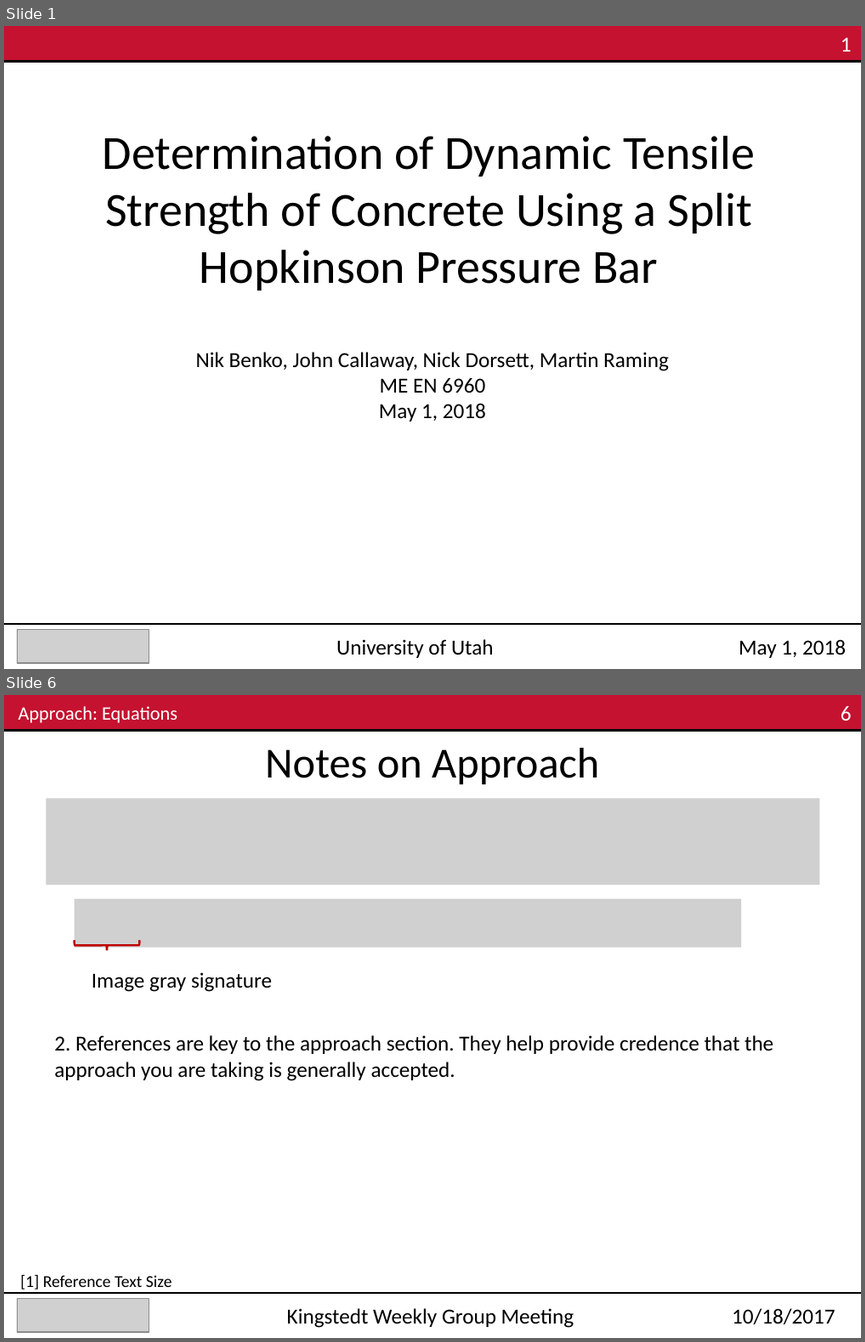
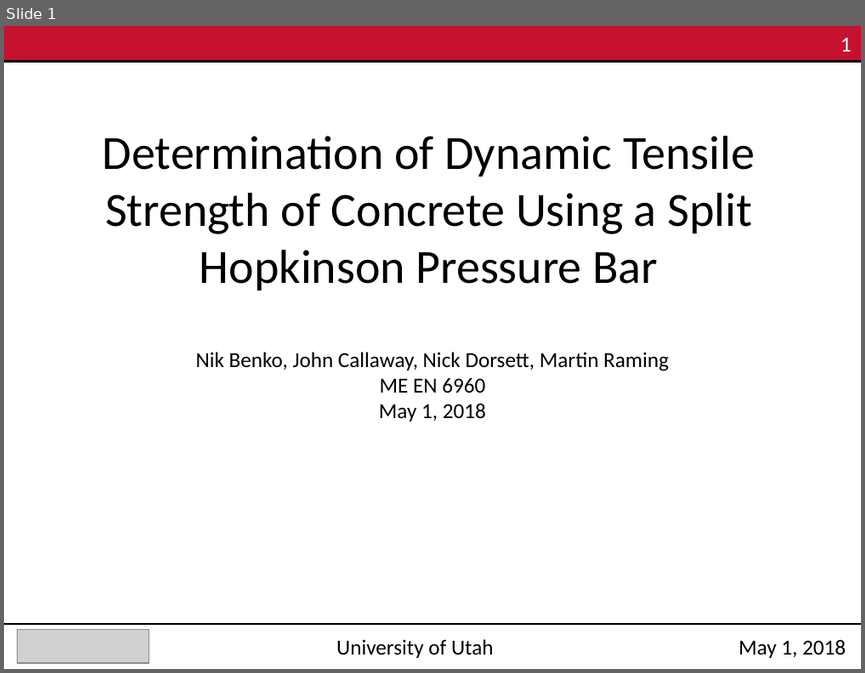
Before and after one commit to Mar-ten/PMAA_Fracture, a slide deck: ME EN 6960_Group4_Exp3.pptx. Shown one above the other, each under a label of ours: slides 1 and 6 before the commit, slide 1 after it; the slides between them are not shown. The pictures are 865x1342 and 865x673 pixels, drawn with LibreOffice and Linux fonts; fonts in the diff are those of the drawing; grey boxes stand for pictures. Boxes give left, top, right and bottom in pixels: in the first picture for what was removed or moved away, otherwise in the second. Text is boxed around its words. In the diff, an @@ line names an element or a change of style, - is before the commit and + after.

```diff
--- a/ME EN 6960_Group4_Exp3.pptx
+++ b/ME EN 6960_Group4_Exp3.pptx
@@ slide 6 removed at (4,695,861,1338), background #FFFFFF @@
@@ rectangle removed at (4,695,861,730) @@
@@ text removed at (18,706,177,723) @@
-Approach: Equations
@@ text removed at (840,706,851,721) @@
-6
@@ line removed from (4, 730) to (861, 730) @@
@@ text removed at (265,748,599,784) @@
-Notes on Approach
@@ picture removed at (46,798,820,885) @@
@@ picture removed at (75,899,742,947) @@
@@ right brace removed at (75,940,139,950) @@
@@ text removed at (92,972,272,992) @@
-Image gray signature
@@ text removed at (54,1035,773,1081) @@
-2. References are key to the approach section. They help provide credence that the approach you are taking is generally accepted.
@@ text removed at (20,1274,172,1289) @@
-[1] Reference Text Size
@@ line removed from (4, 1293) to (861, 1293) @@
@@ picture removed at (17,1299,148,1332) @@
@@ text removed at (287,1308,574,1327) @@
-Kingstedt Weekly Group Meeting
@@ text removed at (732,1308,834,1324) @@
-10/18/2017
```
Also in this commit, not shown: 13 slides added, 8 other slides removed.
